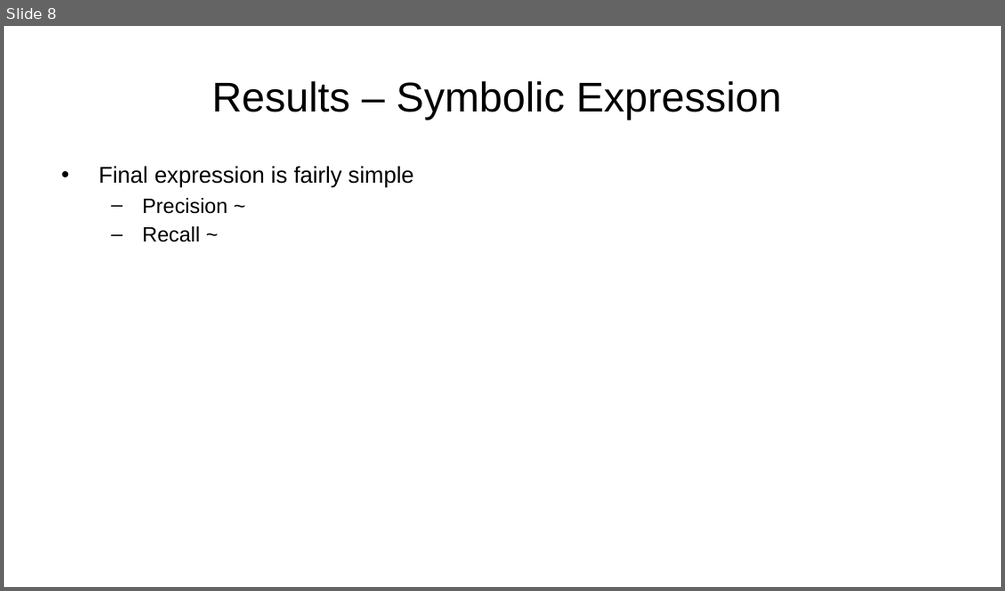
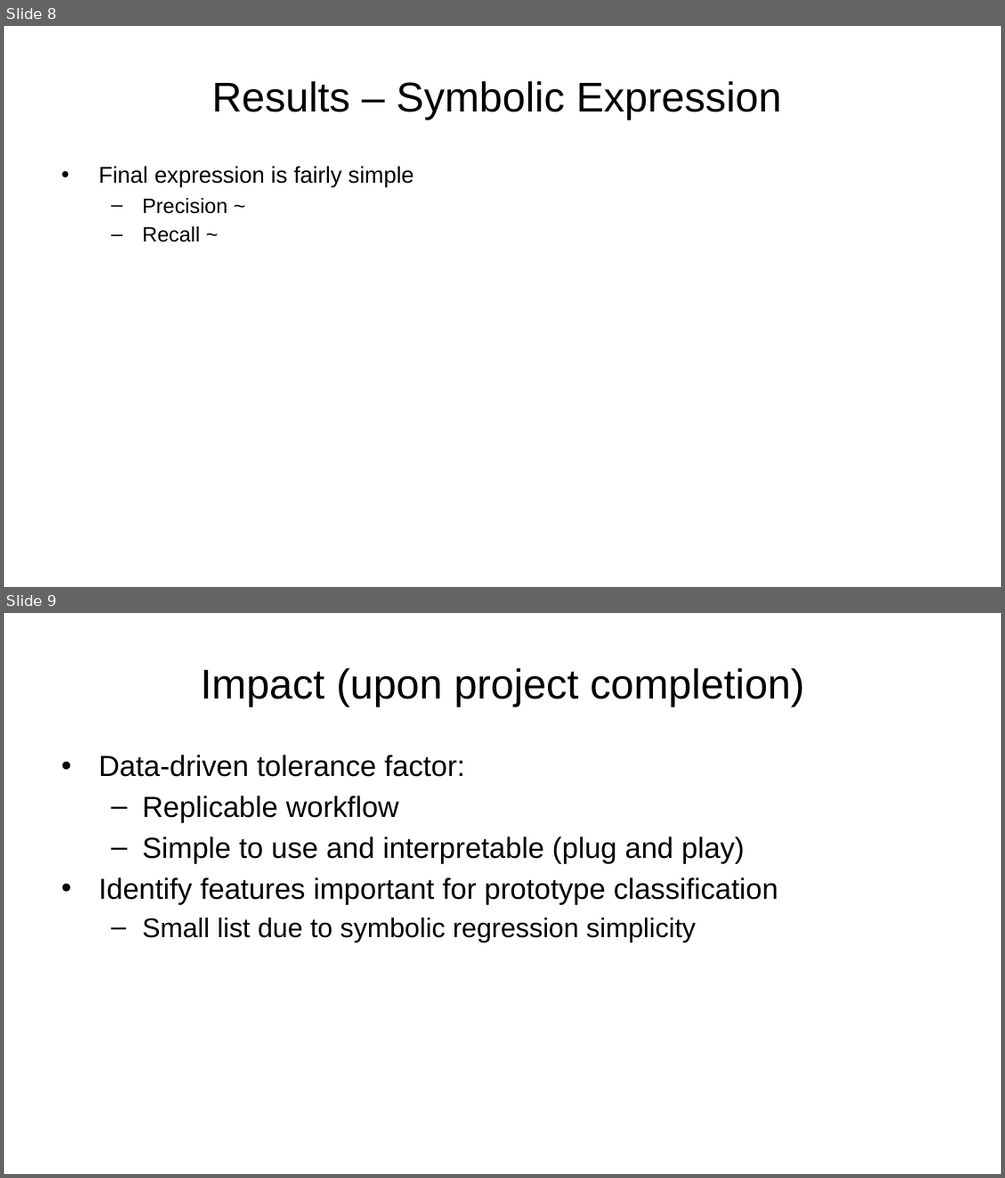
Before and after one commit to AlbertVong/Mat-Hack-2023, a slide deck: powerpoint_slides/final_presentation_av.pptx. Shown one above the other, each under a label of ours: slide 8 before the commit, slides 8 and 9 after it. The pictures are 1005x591 and 1005x1178 pixels, drawn with LibreOffice and Linux fonts; fonts in the diff are those of the drawing; background and template pictures are left out. Boxes give left, top, right and bottom in pixels: in the first picture for what was removed or moved away, otherwise in the second. Text is boxed around its words. In the diff, an @@ line names an element or a change of style, - is before the commit and + after.

```diff
--- a/powerpoint_slides/final_presentation_av.pptx
+++ b/powerpoint_slides/final_presentation_av.pptx
@@ slide 9 added at (4, 613, 1001, 1174), background picture (left out) @@
@@ title added at (201, 668, 804, 706), 40 pt, text #000000 @@
+Impact (upon project completion)
@@ text added at (98, 755, 778, 942), 28 pt, text #000000 @@
+• Data-driven tolerance factor:
+  – Replicable workflow
+  – Simple to use and interpretable (plug and play)
+• Identify features important for prototype classification
+  – Small list due to symbolic regression simplicity
```
Also in this commit, not shown: 1 other slide added, 1 slide removed.
